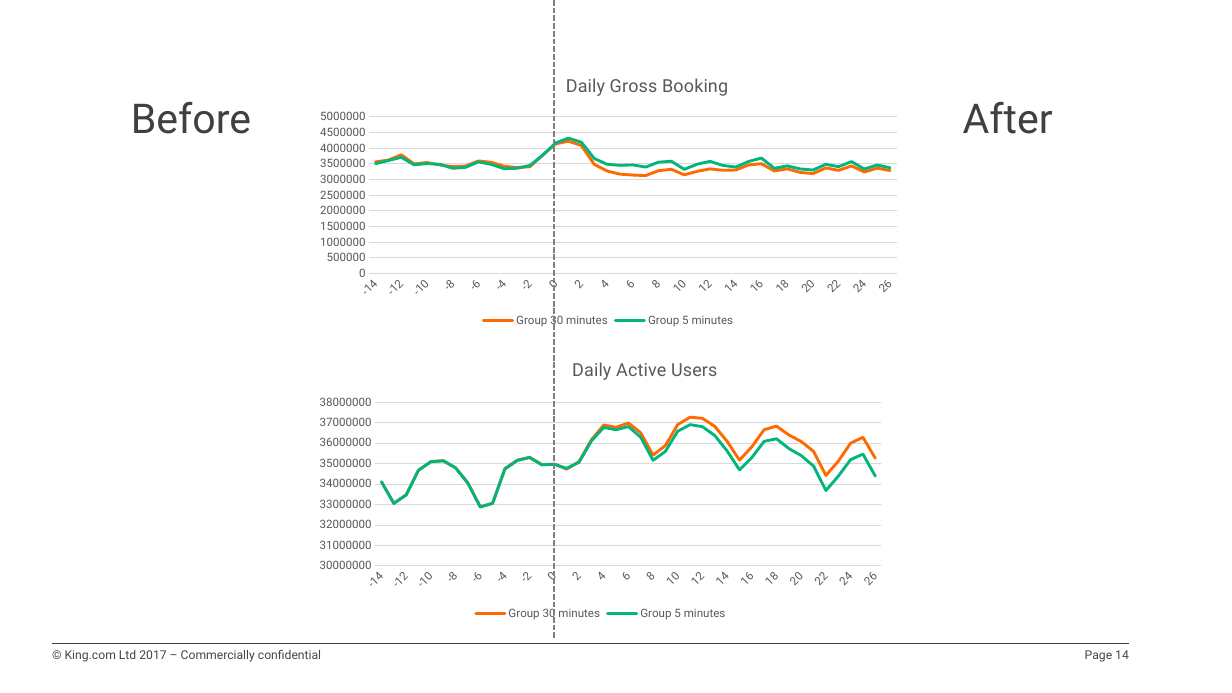
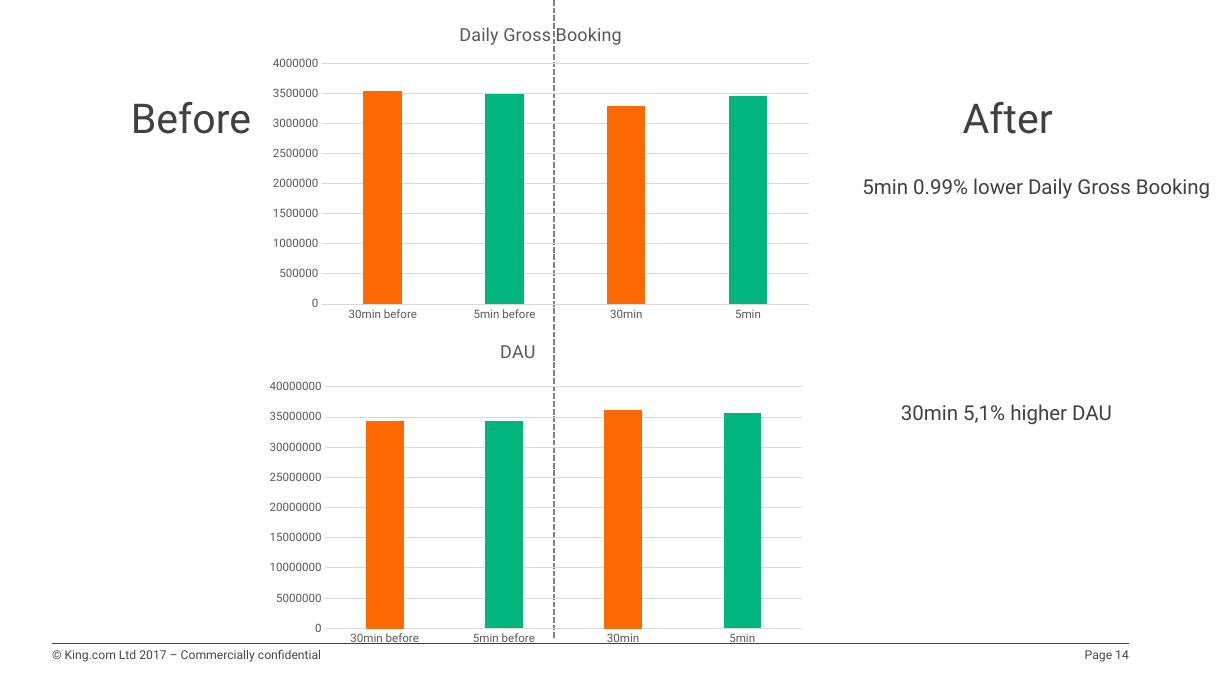
Before and after one commit to HotPotter/FarmCase, a slide deck: slide 14 of Business Case_V3_01.pptx. Drawn at 1232x693 pixels with LibreOffice and Linux fonts; fonts in the diff are those of the drawing; background and template pictures are left out. Boxes give left, top, right and bottom in pixels: in the first picture for what was removed or moved away, otherwise in the second. Text is boxed around its words. In the diff, an @@ line names an element or a change of style, - is before the commit and + after.

```diff
--- a/Business Case_V3_01.pptx
+++ b/Business Case_V3_01.pptx
@@ column chart added at (x1=262, y1=8, x2=820, y2=328) @@
+title "Daily Gross Booking "
+categories: 30min before, 5min before, 30min, 5min
+Series 1: 3500000, 3500000, 3300000, 3500000
@@ line chart removed at (x1=308, y1=62, x2=909, y2=332) @@
-title "Daily Gross Booking "
-categories: -14, -13, -12, -11, -10, -9, -8, -7, -6, -5, -4, -3, -2, -1, 0, 1, 2, 3, 4, 5, 6, 7, 8, 9, 10, 11, 12, 13, 14, 15, 16, 17, 18, 19, 20, 21, 22, 23, 24, 25, 26
-Group30 minutes: 3600000, 3600000, 3800000, 3500000, 3500000, 3500000, 3400000, 3400000, 3600000, 3500000, 3400000, 3400000, 3400000, 3800000, 4100000, 4200000, 4100000, 3500000, 3300000, 3200000, 3100000, 3100000, 3300000, 3300000, 3200000, 3300000, 3300000, 3300000, 3300000, 3500000, 3500000, 3300000, 3300000, 3200000, 3200000, 3400000, 3300000, 3400000, 3200000, 3400000, 3300000
-Group5 minutes: 3500000, 3600000, 3700000, 3500000, 3500000, 3500000, 3400000, 3400000, 3600000, 3500000, 3300000, 3400000, 3500000, 3800000, 4200000, 4300000, 4200000, 3700000, 3500000, 3500000, 3500000, 3400000, 3600000, 3600000, 3300000, 3500000, 3600000, 3500000, 3400000, 3600000, 3700000, 3400000, 3400000, 3300000, 3300000, 3500000, 3400000, 3600000, 3300000, 3500000, 3400000
@@ text added at (x1=862, y1=178, x2=1210, y2=199), 16 pt, text #404040 @@
+5min 0.99% lower Daily Gross Booking
@@ column chart added at (x1=259, y1=330, x2=813, y2=653) @@
+title "DAU "
+categories: 30min before, 5min before, 30min, 5min
+Series 1: 34000000, 34000000, 36000000, 36000000
@@ line chart removed at (x1=308, y1=347, x2=893, y2=624) @@
-title "Daily Active Users "
-categories: -14, -13, -12, -11, -10, -9, -8, -7, -6, -5, -4, -3, -2, -1, 0, 1, 2, 3, 4, 5, 6, 7, 8, 9, 10, 11, 12, 13, 14, 15, 16, 17, 18, 19, 20, 21, 22, 23, 24, 25, 26
-Group30 minutes: 34000000, 33000000, 33000000, 35000000, 35000000, 35000000, 35000000, 34000000, 33000000, 33000000, 35000000, 35000000, 35000000, 35000000, 35000000, 35000000, 35000000, 36000000, 37000000, 37000000, 37000000, 37000000, 35000000, 36000000, 37000000, 37000000, 37000000, 37000000, 36000000, 35000000, 36000000, 37000000, 37000000, 36000000, 36000000, 36000000, 34000000, 35000000, 36000000, 36000000, 35000000
-Group5 minutes: 34000000, 33000000, 33000000, 35000000, 35000000, 35000000, 35000000, 34000000, 33000000, 33000000, 35000000, 35000000, 35000000, 35000000, 35000000, 35000000, 35000000, 36000000, 37000000, 37000000, 37000000, 36000000, 35000000, 36000000, 37000000, 37000000, 37000000, 36000000, 36000000, 35000000, 35000000, 36000000, 36000000, 36000000, 35000000, 35000000, 34000000, 34000000, 35000000, 35000000, 34000000
@@ text added at (x1=901, y1=404, x2=1112, y2=425), 16 pt, text #404040 @@
+30min 5,1% higher DAU
```
Also in this commit, not shown: 2 other slides changed, 1 other file.
